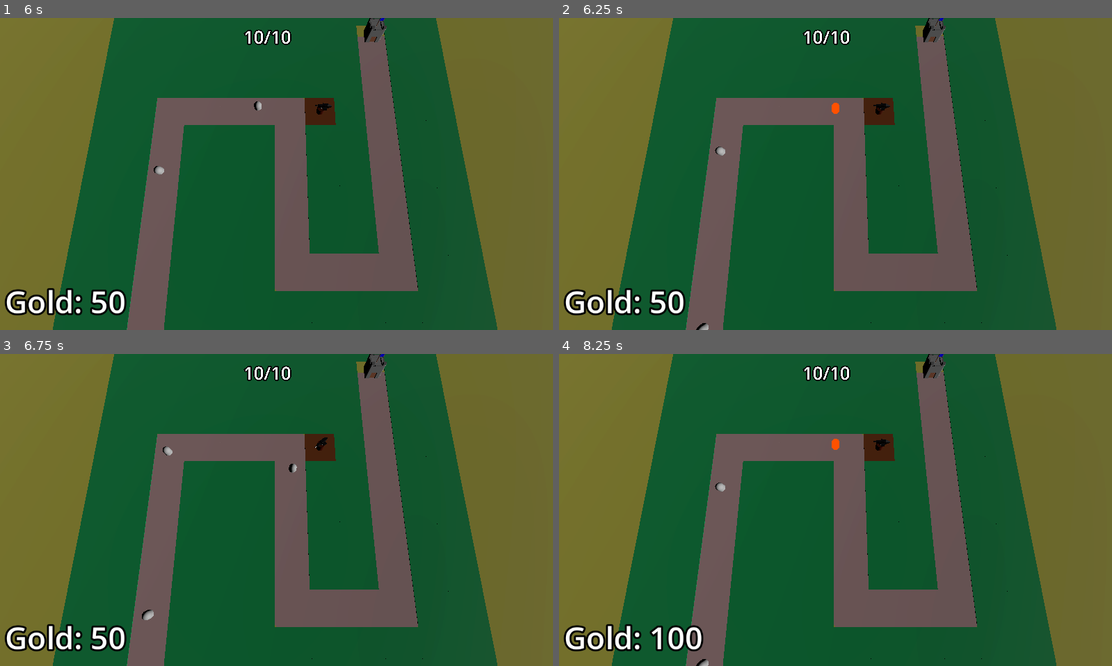
Above: before the commit, frames 1-4 (two rows, left to right).
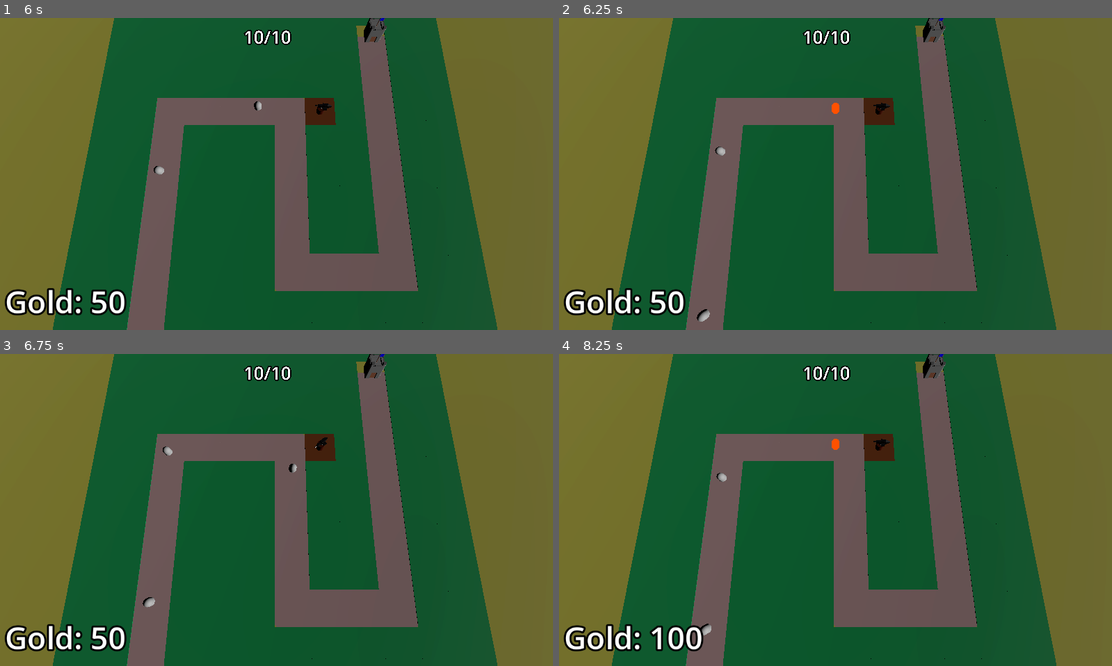
Above: after the commit, the same moments.

Repository: SpookyUboa/barbarian-blaster
Game: Godot game, scene res://Scenes/BaseScene.tscn
Two runs of this game, one before a commit and one after it. Both use one fixed random seed, a clock stepped at 60 frames per second and the inputs below.
Inputs (mouse positions are in pixels of both pictures, inside the frame that each line leads up to):
- Up to frame 1 (6 s): tap Enter at 0.5, 2 s; move the mouse to (398, 158) at 0.52 s; press the mouse at (398, 158) at 0.53 s; tap Space at 1.25 s; move the mouse to (165, 189) at 1.27 s; release the mouse at (165, 189) at 1.28 s; click (165, 189) at 1.35 s; move the mouse to (331, 105) at 2.02 s; press the mouse at (331, 105) at 2.03 s; move the mouse to (248, 236) at 2.77 s; release the mouse at (248, 236) at 2.78 s; click (248, 236) at 2.85 s; move the mouse to (442, 220) at 3.52 s; press the mouse at (442, 220) at 3.53 s; move the mouse to (110, 127) at 4.27 s; release the mouse at (110, 127) at 4.28 s; click (110, 127) at 4.35 s; move the mouse to (304, 174) at 5.02 s; press the mouse at (304, 174) at 5.03 s; move the mouse to (193, 96) at 5.77 s; release the mouse at (193, 96) at 5.78 s; click (193, 96) at 5.85 s
- Up to frame 2 (6.25 s): no input
- Up to frame 3 (6.75 s): move the mouse to (398, 494) at 6.52 s; press the mouse at (398, 494) at 6.53 s
- Up to frame 4 (8.25 s): move the mouse to (724, 525) at 7.27 s; release the mouse at (724, 525) at 7.28 s; click (724, 525) at 7.35 s; move the mouse to (890, 441) at 8.02 s; press the mouse at (890, 441) at 8.03 s

Frame 1 is identical in both runs. In frame 2, less than 0.1% of the frame differs, in the area x 24-28%, y 93-100%; in frame 3, 0.1%; in frame 4, 0.2%, in the area x 24-31%, y 38-100%.

Commit message:
enemy spawn time scaling

Diff:
--- /dev/null
+++ b/Difficulty Manager/difficulty_manager.gd
@@ -0,0 +1,18 @@
+extends Node
+
+@onready var timer: Timer = $Timer
+
+@export var game_length := 30.0
+@export var spawn_time_curve : Curve
+
+func _ready() -> void:
+	timer.start(game_length)
+
+func _process(delta: float) -> void:
+	print(get_spawn_time())
+
+func game_progress_ratio() -> float:
+	return 1.0 - (timer.time_left / game_length)
+
+func get_spawn_time() -> float:
+	return spawn_time_curve.sample(game_progress_ratio())
--- /dev/null
+++ b/Difficulty Manager/difficulty_manager.tscn
@@ -0,0 +1,16 @@
+[gd_scene load_steps=3 format=3 uid="uid://coaecjtvw42ix"]
+
+[ext_resource type="Script" path="res://Difficulty Manager/difficulty_manager.gd" id="1_k2uie"]
+
+[sub_resource type="Curve" id="Curve_a8n3n"]
+min_value = 0.25
+max_value = 2.0
+_data = [Vector2(0, 2), 0.0, -1.75, 0, 1, Vector2(1, 0.25), -1.75, 0.0, 1, 0]
+point_count = 2
+
+[node name="DifficultyManager" type="Node"]
+script = ExtResource("1_k2uie")
+spawn_time_curve = SubResource("Curve_a8n3n")
+
+[node name="Timer" type="Timer" parent="."]
+one_shot = true
--- a/Scenes/BaseScene.tscn
+++ b/Scenes/BaseScene.tscn
@@ -8,6 +8,7 @@
 [ext_resource type="Script" path="res://Scenes/turret.gd" id="6_nspde"]
 [ext_resource type="PackedScene" uid="uid://nned5gjjqfxu" path="res://Scenes/projectile.tscn" id="7_kr2ap"]
 [ext_resource type="Script" path="res://Scenes/Bank.gd" id="8_vn4gm"]
+[ext_resource type="PackedScene" uid="uid://coaecjtvw42ix" path="res://Difficulty Manager/difficulty_manager.tscn" id="9_a3jtf"]
 
 [sub_resource type="ProceduralSkyMaterial" id="ProceduralSkyMaterial_hqlj4"]
 sky_horizon_color = Color(0.64625, 0.65575, 0.67075, 1)
@@ -242,7 +243,8 @@
 "cells": PackedInt32Array(65530, 65530, 1, 65530, 65531, 1, 65530, 65532, 1, 65530, 65533, 1, 65530, 65534, 1, 65530, 6 …(1459 unchanged characters)…
 }
 
-[node name="EnemyPath" parent="." instance=ExtResource("3_3atlg")]
+[node name="EnemyPath" parent="." node_paths=PackedStringArray("difficulty_manager") instance=ExtResource("3_3atlg")]
+difficulty_manager = NodePath("../DifficultyManager")
 
 [node name="Base" parent="." instance=ExtResource("3_56gw6")]
 transform = Transform3D(-4.37114e-08, 0, -1, 0, 1, 0, 1, 0, -4.37114e-08, 14, 0, -14)
@@ -271,3 +273,7 @@
 size_flags_vertical = 8
 text = "Placeholder"
 label_settings = SubResource("LabelSettings_s7h3q")
+
+[node name="DifficultyManager" parent="." instance=ExtResource("9_a3jtf")]
+
+[editable path="EnemyPath"]
--- a/Scenes/EnemyPath.gd
+++ b/Scenes/EnemyPath.gd
@@ -1,12 +1,14 @@
 extends Path3D
 
 @export var enemy_scene : PackedScene
+@export var difficulty_manager : Node
 
 @onready var timer: Timer = $Timer
 
 func spawn_enemy() -> void:
 	var new_enemy = enemy_scene.instantiate()
 	add_child(new_enemy)
+	timer.wait_time = difficulty_manager.get_spawn_time()
 
 
 func _on_timer_timeout() -> void:
Not shown: 1 places in Scenes/BaseScene.tscn that only renumber resources
